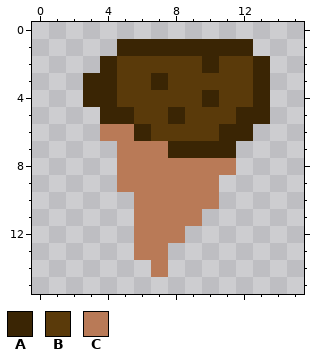
One commit to this pixel-art sprite: packs/resources/textures/food/chocolate_ice_cream.png. That is the earlier state.
The file is 16x16 pixels.
Palette (. is transparent): A #3a2504  B #5a3a0a  C #b97a57
Pixels before, first column x 3:
 1 ..AAAAAAAA.
 2 .ABBBBBABBA
 3 AABBABBBBBA
 4 AABBBBBABBA
 5 .AABBABBBAA
 6 .CCABBBBAA.
 7 ..CCCAAAA..
 8 ..CCCCCCC..
 9 ..CCCCCC...
10 ...CCCCC...
11 ...CCCC....
12 ...CCC.....
13 ...CC......
14 ....C......
After:
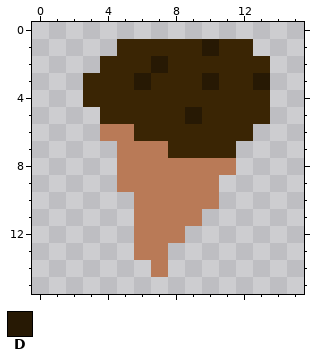
Colours new in this view: D #271904
Changes in this commit:
{"y":1,"x":10,"old":"A","new":"D"}
{"y":2,"x":5,"old":"BBBBB","new":"AADAA"}
{"y":2,"x":11,"old":"BB","new":"AA"}
{"y":3,"x":5,"old":"BB","new":"AD"}
{"y":3,"x":8,"old":"BBBBBA","new":"AADAAD"}
{"y":4,"x":5,"old":"BBBBB","new":"AAAAA"}
{"y":4,"x":11,"old":"BB","new":"AA"}
{"y":5,"x":6,"old":"BB","new":"AA"}
{"y":5,"x":9,"old":"BBB","new":"DAA"}
{"y":6,"x":7,"old":"BBBB","new":"AAAA"}
